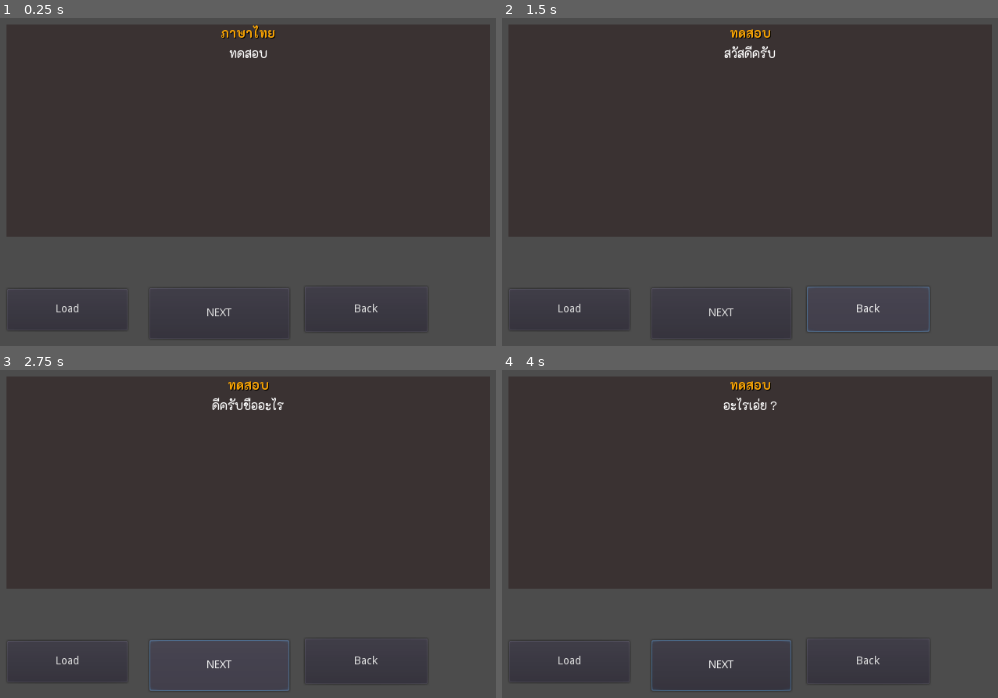
Above: before the commit, frames 1-4 (two rows, left to right).
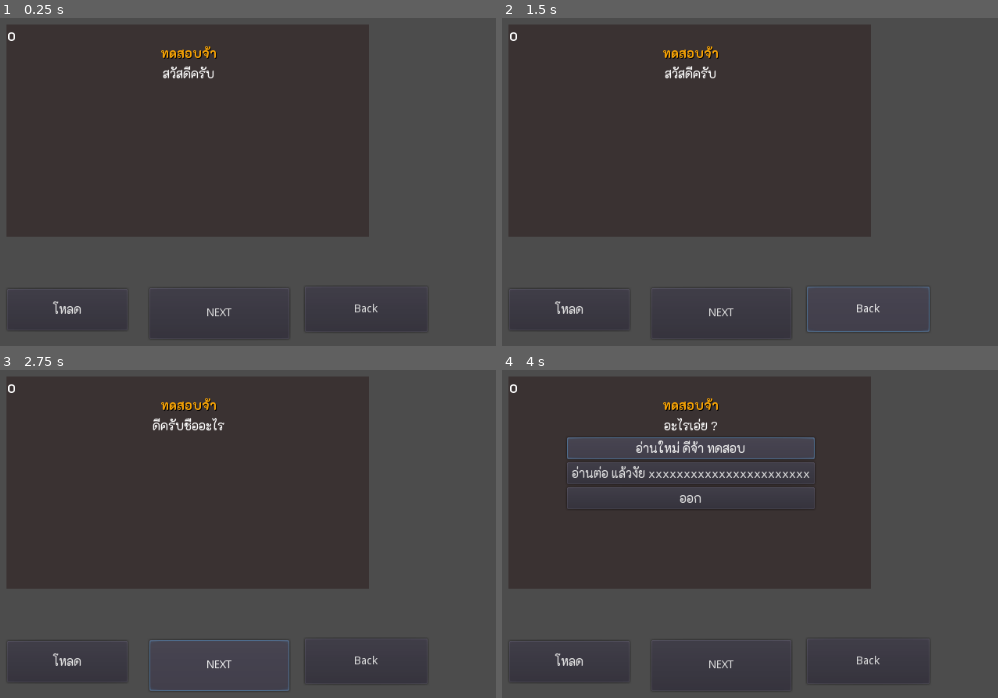
Above: after the commit, the same moments.

Repository: somamx/godot_dialog_message
Game: Godot game, scene res://main.tscn
Same seed, same stepped clock (60 frames per second), same inputs: the game is played once before the commit and once after it.
Inputs (mouse positions are in pixels of both pictures, inside the frame that each line leads up to):
- Up to frame 1 (0.25 s): no input
- Up to frame 2 (1.5 s): click "Load" (after the commit: "โหลด") at 0.5 s; click "Back" at 1.25 s
- Up to frame 3 (2.75 s): click "NEXT" at 2 s
- Up to frame 4 (4 s): click "NEXT" at 2.75 s; click (690, 448) at 3.5 s, where only the run after the commit has a clickable "อ่านใหม่ ดีจ้า ทดสอบ"

The runs differ from the first frame. In frame 1, 17% of the frame differs, in the area x 1-99%, y 2-91%; in frame 2, 17%; in frame 3, 17%; in frame 4, 21%, in the area x 1-99%, y 2-98%.

Commit message:
update

Diff:
--- a/data/1.json
+++ b/data/1.json
@@ -1,6 +1,6 @@
 {
 	"profile" : {
-		"title" : "ทดสอบ",
+		"title" : "ทดสอบจ้า",
 		"actor" : "image/xxx/xxx",
 	},
 	"0" : {
@@ -15,22 +15,41 @@
 	"2" : {
 		"message" : "อะไรเอ่ย ?",
 		"choice" : {
-			"0" : {
-				"label" : "อ่านใหม่"
+			"a" : {
+				"label" : "อ่านใหม่ ดีจ้า ทดสอบ"
 			},
-			"3" : {
-				"label" : "อ่านต่อ"
+			"correct" : {
+				"label" : "อ่านต่อ แล้วงัย xxxxxxxxxxxxxxxxxxxxxxx"
 			},
-			"99" : {
+			"b" : {
 				"label" : "ออก"
 			}
 		},
-		"back" : "0",
+		"next" : "3",
 
 	},
+	"incorrect" : {
+			"message" : "ผิด",
+			"next" : "self"
+	},
+	"correct" : {
+		"message" : "ถูกต้อง",
+		"next" : "self",
+		"func" :"correct"
+	},
 	"3" : {
-		"message" : "ถูกต้อง",
-		"next" : "99"
+		"message" : "1+1?",
+		"choice" : {
+			"" : {
+				"label" : "1"
+			},
+			"correct" : {
+				"label" : "2"
+			},
+			"" : {
+				"label" : "3"
+			}
+		}
 	},
 	"99" : {
 		"message" : "Bye."
--- a/main.gd
+++ b/main.gd
@@ -24,10 +24,10 @@
 
 
 func _on_Button2_pressed():
-	dialog.rows.Next()
+	dialog.Next()
 	#dialog.updateDialog()
 
 
 func _on_Button3_pressed():
-	dialog.rows.Back()
+	dialog.Back()
 	#dialog.updateDialog()
--- a/main.tscn
+++ b/main.tscn
@@ -1,7 +1,8 @@
-[gd_scene load_steps=3 format=2]
+[gd_scene load_steps=4 format=2]
 
 [ext_resource path="res://ui/dialog.tscn" type="PackedScene" id=1]
 [ext_resource path="res://main.gd" type="Script" id=2]
+[ext_resource path="res://fonts/f16t.tres" type="DynamicFont" id=3]
 
 [node name="Node2D" type="Node2D"]
 script = ExtResource( 2 )
@@ -13,7 +14,8 @@
 margin_top = 373.0
 margin_right = 290.0
 margin_bottom = 426.0
-text = "Load"
+custom_fonts/font = ExtResource( 3 )
+text = "โหลด"
 
 [node name="Button2" type="Button" parent="."]
 margin_left = 318.0
--- a/ui/dialog.gd
+++ b/ui/dialog.gd
@@ -1,39 +1,143 @@
 extends Node2D
 
-var _dialogStructure
+var title:String = ""
+var actor:Image= null
+var message:String=""
+var back:String=""
+var next:String=""
+var exit:String=""
+
+
+#var _dialogStructure
+
+var _dialogs={}
+var _dialog={}
+var _choice={}
+var _choice_list=[]
 
 export(String) var fileName="1"
-export(int) var idStart=0
-export(int) var idExit=99
+export(String) var idStart="0"
+export(String) var idExit="99"
 
-var dialogs = null
-var rows = null
 
-onready var boxDialog = get_node("boxDialog/Container")
+var score:int = 0
+
+#var dialogs = null
+#var rows = null
+
+onready var boxDialog = get_node("boxDialog/CenterContainer/Container")
 
 func _ready():
-	_dialogStructure = load("res://class/dialog.tres")
+	#_dialogStructure = load("res://class/dialog.tres")
 	loadDialog()
 
-	_dialogStructure.connect("updateDialog",self,"updateDialog")
+	#_dialogStructure.connect("updateDialog",self,"updateDialog")
 
 func loadDialog():
+	score=0
+	get_node("score").text = str(score)
+
 	var file = File.new()
 	var pathFileName = "res://data/" + str(fileName) + ".json"
 	#var foundFile = file.file_exists(pathFileName)
 	if file.file_exists(pathFileName) :
 		file.open(pathFileName, file.READ)
 		var content = file.get_as_text()
-		dialogs = JSON.parse(content).result
-		_dialogStructure.init(dialogs,idStart,idExit)
-		rows = _dialogStructure
+		_dialogs = JSON.parse(content).result
+		getProfile()
+		getDialog(str(idStart))
+		updateDialog()
+		#_dialogStructure.init(dialogs,idStart,idExit)
 		#print(dialogs)
 		file.close()
 	else:
 		print('file not found :' + pathFileName)
-		dialogs = null
+		_dialogs = {}
+
+func getProfile():
+	if _dialogs.has("profile"):
+		_dialog = _dialogs["profile"]
+		title = hasDialog("title")
+		#actor = hasDialog("actor")
+	else:
+		title="ไม่ระบุ?"
+
+func getDialog(id:String):
+	if _dialogs.has(str(id)):
+		_dialog = _dialogs[str(id)]
+		message = hasDialog("message")
+		var _next = hasDialog("next")
+		if _next != "self":
+			next = _next
+
+		print(next)
+
+		back = hasDialog("back")
+		exit = hasDialog("exit")
+		_choice = hasDialog("choice",{})
+		clearChoice()
+		if _choice.size()>0:
+			#print(_choice)
+			for key in _choice:
+				if _choice[key].has("label"):
+					var label = _choice[key]["label"]
+					addChoice(key,label)
+
+		#func
+		if _dialog.has("func"):
+			var _func = _dialog["func"]
+			call(_func)
+
+	#else:
+	#	_dialog={}
+	#	title = hasDialog("title")
+	#	message = hasDialog("message")
+	#	next = hasDialog("next")
+	#	back = hasDialog("back")
+	#	exit = hasDialog("exit")
+func clearChoice():
+	for node in _choice_list:
+		node.queue_free()
+	_choice_list=[]
+
+func addChoice(key,label):
+	var btn = Button.new()
+	var font = load("res://fonts/f16t.tres")
+	btn.set("custom_fonts/font",font)
+	btn.text = str(label)
+	btn.connect("pressed",self,"onChoicePressed",[key])
+	_choice_list.append(btn)
+	boxDialog.get_node("boxChoice/container").add_child(btn)
+
+func onChoicePressed(key):
+	#print(key)
+	next = str(key)
+	Next()
+
+
+func correct():
+	score+=1
+	get_node("score").text = str(score)
+	pass
+
+func Next():
+	getDialog(str(next))
+	updateDialog()
+
+func Back():
+	getDialog(str(back))
+	updateDialog()
+
+func Exit():
+	getDialog(str(exit))
+	updateDialog()
+
+func hasDialog(name,default=""):
+	if _dialog.has(name):
+		return _dialog[name]
+	return default
 
 func updateDialog():
-	boxDialog.get_node("title").text = rows.title
-	boxDialog.get_node("message").text = rows.message
+	boxDialog.get_node("title").text = title
+	boxDialog.get_node("message").text = message
 	pass
--- a/ui/dialog.tscn
+++ b/ui/dialog.tscn
@@ -10,17 +10,32 @@
 [node name="boxDialog" type="ColorRect" parent="."]
 margin_left = 135.0
 margin_top = 34.0
-margin_right = 754.0
+margin_right = 599.0
 margin_bottom = 306.0
 color = Color( 0.231373, 0.2, 0.2, 1 )
 
-[node name="Container" type="VBoxContainer" parent="boxDialog"]
-anchor_right = 1.0
-anchor_bottom = 1.0
-margin_bottom = -250.0
+[node name="CenterContainer" type="CenterContainer" parent="boxDialog"]
+anchor_left = 0.5
+anchor_top = 0.5
+anchor_right = 0.5
+anchor_bottom = 0.5
+margin_left = -212.0
+margin_top = -110.0
+margin_right = 215.0
+margin_bottom = 110.0
+size_flags_horizontal = 4
+size_flags_vertical = 4
 
-[node name="title" type="Label" parent="boxDialog/Container"]
-margin_right = 619.0
+[node name="Container" type="VBoxContainer" parent="boxDialog/CenterContainer"]
+margin_right = 427.0
+margin_bottom = 220.0
+rect_min_size = Vector2( 427, 220 )
+rect_clip_content = true
+size_flags_horizontal = 3
+size_flags_vertical = 3
+
+[node name="title" type="Label" parent="boxDialog/CenterContainer/Container"]
+margin_right = 427.0
 margin_bottom = 22.0
 custom_colors/font_color = Color( 0.976471, 0.647059, 0.0235294, 1 )
 custom_colors/font_color_shadow = Color( 0, 0, 0, 1 )
@@ -29,12 +44,34 @@
 align = 1
 valign = 1
 
-[node name="message" type="Label" parent="boxDialog/Container"]
+[node name="message" type="Label" parent="boxDialog/CenterContainer/Container"]
 margin_top = 26.0
-margin_right = 619.0
+margin_right = 427.0
 margin_bottom = 48.0
 custom_fonts/font = ExtResource( 3 )
 text = "ทดสอบ"
 align = 1
 valign = 1
 autowrap = true
+
+[node name="boxChoice" type="CenterContainer" parent="boxDialog/CenterContainer/Container"]
+margin_left = 213.0
+margin_top = 52.0
+margin_right = 213.0
+margin_bottom = 52.0
+size_flags_horizontal = 4
+size_flags_vertical = 0
+
+[node name="container" type="VBoxContainer" parent="boxDialog/CenterContainer/Container/boxChoice"]
+size_flags_horizontal = 5
+size_flags_vertical = 5
+
+[node name="score" type="Label" parent="."]
+margin_left = 84.0
+margin_top = 24.0
+margin_right = 200.0
+margin_bottom = 74.0
+custom_fonts/font = ExtResource( 2 )
+text = "0"
+align = 1
+valign = 1
